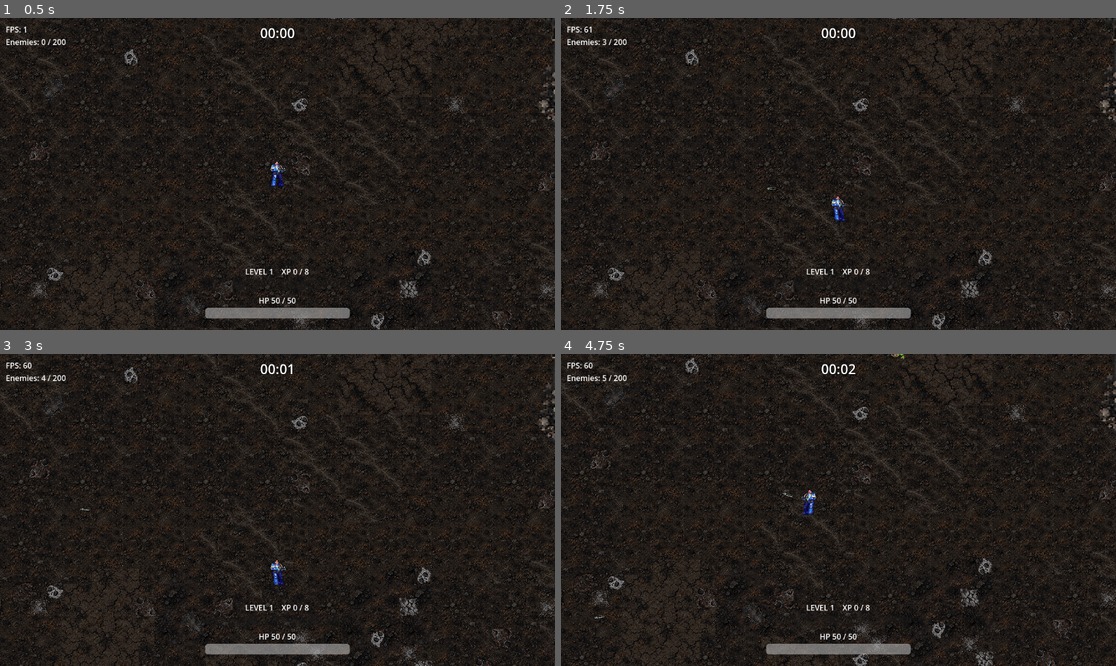
Above: before the commit, frames 1-4 (two rows, left to right).
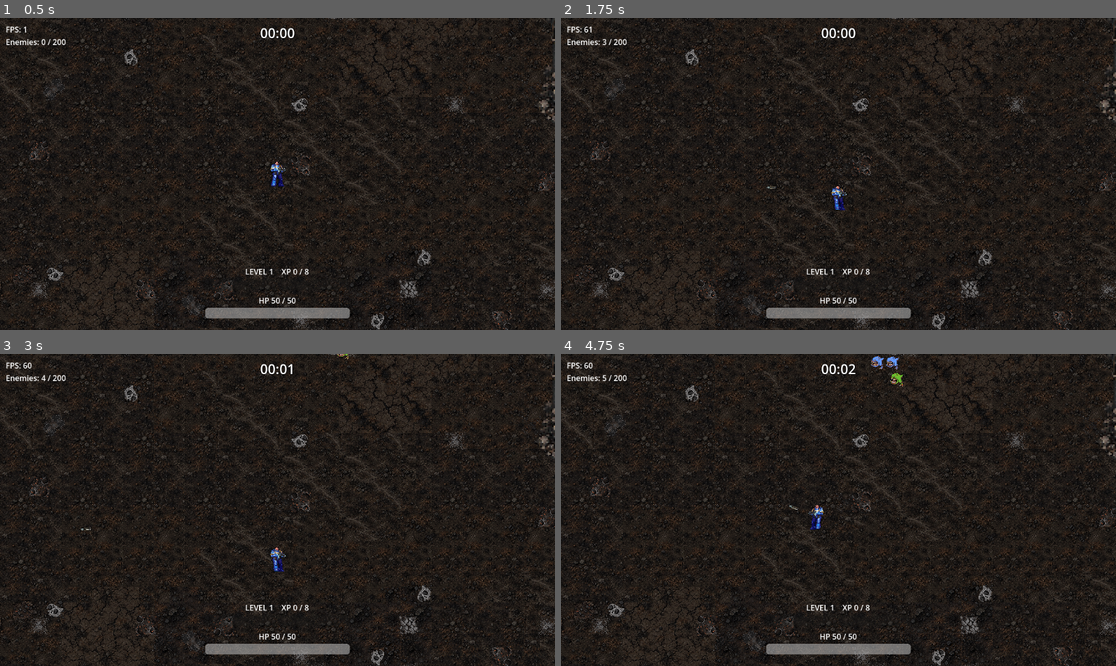
Above: after the commit, the same moments.

Repository: IvLatkov/wh40k-survivors-prototype
Game: Godot game, scene res://scenes/main.tscn
The game is run twice, just before and just after one commit, with the same random seed, the same clock (stepped at 60 frames per second) and the same inputs.
Inputs (mouse positions are in pixels of both pictures, inside the frame that each line leads up to):
- Up to frame 1 (0.5 s): no input
- Up to frame 2 (1.75 s): tap Enter at 0.5 s; move the mouse to (960, 158) at 0.52 s; hold D (move_right) 0.53-1.28 s; hold I (character_info) 0.53-1.28 s; move the mouse to (727, 189) at 1.27 s; hold S (move_down) from 1.28 s (still down); tap I (character_info) at 1.35 s
- Up to frame 3 (3 s): move the mouse to (333, 441) at 2.02 s; release S (move_down) at 2.03 s; hold D (move_right) 2.03-2.78 s; hold I (character_info) 2.03-2.78 s; move the mouse to (249, 572) at 2.77 s; hold W (move_up) from 2.78 s (still down); tap I (character_info) at 2.85 s
- Up to frame 4 (4.75 s): move the mouse to (1005, 556) at 3.52 s; release W (move_up) at 3.53 s; hold I (character_info) 3.53-4.28 s; hold A (move_left) from 3.53 s (still down); move the mouse to (672, 463) at 4.27 s; tap I (character_info) at 4.35 s

Frame 1 is identical in both runs. In frame 2, 0.2% of the frame differs, in the area x 36-52%, y 53-66%; in frame 3, 21%; in frame 4, 22%, in the area x 0-100%, y 0-100%.

Commit message:
Reduce player movement speed

Diff:
--- a/scenes/enemies/warboss.tscn
+++ b/scenes/enemies/warboss.tscn
@@ -17,7 +17,7 @@
 movement_animations = Array[StringName]([])
 movement_speed = 40.0
 speed_variation_limit = 0.0
-max_health = 750.0
+max_health = 2000.0
 stop_distance = 75.0
 separation_radius = 60.0
 separation_strength = 0.65
--- a/scenes/ui/boss_hud.tscn
+++ b/scenes/ui/boss_hud.tscn
@@ -1,17 +1,6 @@
-[gd_scene load_steps=4 format=3]
+[gd_scene load_steps=2 format=3]
 
 [ext_resource type="Script" path="res://scripts/ui/boss_hud.gd" id="1_hud"]
-
-[sub_resource type="StyleBoxFlat" id="Backdrop"]
-bg_color = Color(0.035, 0.035, 0.03, 0.95)
-border_width_left = 1
-border_width_top = 1
-border_width_right = 1
-border_width_bottom = 1
-border_color = Color(0.78, 0.69, 0.44, 1)
-
-[sub_resource type="StyleBoxFlat" id="Fill"]
-bg_color = Color(0.65, 0.16, 0.09, 1)
 
 [node name="BossHUD" type="CanvasLayer"]
 process_mode = 3
@@ -26,39 +15,6 @@
 grow_horizontal = 2
 grow_vertical = 2
 mouse_filter = 2
-
-[node name="BossDisplay" type="VBoxContainer" parent="HUD"]
-visible = false
-anchor_left = 0.5
-anchor_right = 0.5
-offset_left = -210.0
-offset_right = 210.0
-offset_top = 58.0
-offset_bottom = 124.0
-mouse_filter = 2
-
-[node name="Title" type="Label" parent="HUD/BossDisplay"]
-text = "ORK WARBOSS"
-horizontal_alignment = 1
-theme_override_colors/font_color = Color(0.9, 0.78, 0.5, 1)
-theme_override_colors/font_outline_color = Color(0, 0, 0, 1)
-theme_override_constants/outline_size = 4
-theme_override_font_sizes/font_size = 20
-
-[node name="HealthBar" type="ProgressBar" parent="HUD/BossDisplay"]
-custom_minimum_size = Vector2(0, 18)
-max_value = 750.0
-value = 750.0
-step = 0.0
-show_percentage = false
-theme_override_styles/background = SubResource("Backdrop")
-theme_override_styles/fill = SubResource("Fill")
-
-[node name="HealthLabel" type="Label" parent="HUD/BossDisplay"]
-text = "750 / 750"
-horizontal_alignment = 1
-theme_override_colors/font_outline_color = Color(0, 0, 0, 1)
-theme_override_constants/outline_size = 3
 
 [node name="Victory" type="ColorRect" parent="HUD"]
 visible = false
--- a/scripts/enemies/warboss.gd
+++ b/scripts/enemies/warboss.gd
@@ -1,7 +1,6 @@
 class_name Warboss
 extends Enemy
 
-signal health_changed(health: float, maximum: float)
 signal defeated
 signal state_changed(next_state: State)
 signal shot_fired(projectile: BoltProjectile)
@@ -152,7 +151,6 @@
 	# Weapon/crit calculations already happened at the source. Every weapon
 	# reaches this override through the existing Enemy damage entry point.
 	super.take_damage(maxf(1.0, amount - armor), critical, attacker_stats, source)
-	health_changed.emit(maxf(0.0, current_health), max_health)
 
 
 func _on_hit(_amount: float, _critical: bool) -> void:
--- a/scripts/player/player.gd
+++ b/scripts/player/player.gd
@@ -17,7 +17,7 @@
 @export var combat_stats: CombatStats = CombatStats.new()
 @export var xp_progression: XPProgressionData = preload("res://resources/progression/default_xp_progression.tres")
 
-@export var speed: float = 250.0
+@export var speed: float = 150.0
 @export var acceleration: float = 1200.0
 @export var deceleration: float = 1600.0
 @export var max_health: float = 50.0
--- a/scripts/systems/boss_encounter.gd
+++ b/scripts/systems/boss_encounter.gd
@@ -49,7 +49,6 @@
 	# Boss is targetable by the normal weapon grid but does not consume the
 	# ordinary enemy budget. Only the pre-encounter survivors remain alongside it.
 	_spawner.spatial_grid.register_enemy(boss)
-	hud.bind_boss(boss)
 	boss_spawned.emit(boss)
 
 
--- a/scripts/ui/boss_hud.gd
+++ b/scripts/ui/boss_hud.gd
@@ -1,28 +1,11 @@
 extends CanvasLayer
 
-@onready var display: VBoxContainer = $HUD/BossDisplay
-@onready var bar: ProgressBar = $HUD/BossDisplay/HealthBar
-@onready var health_label: Label = $HUD/BossDisplay/HealthLabel
 @onready var victory_overlay: ColorRect = $HUD/Victory
 
 
 func _ready() -> void:
-	display.hide()
 	victory_overlay.hide()
 
 
-func bind_boss(boss: Warboss) -> void:
-	boss.health_changed.connect(_update_health)
-	_update_health(boss.current_health, boss.max_health)
-	display.show()
-
-
-func _update_health(health: float, maximum: float) -> void:
-	bar.max_value = maximum
-	bar.value = health
-	health_label.text = "%d / %d" % [ceili(health), ceili(maximum)]
-
-
 func show_victory() -> void:
-	display.hide()
 	victory_overlay.show()
--- a/tests/chapter_perks_test.gd
+++ b/tests/chapter_perks_test.gd
@@ -97,7 +97,7 @@
 		check(is_equal_approx(player.get_node("KnifeAttack").detection_shape.shape.radius, stats.scale_base(&"knife_range", 55.0)), "Knife collision range follows perk")
 		if id == &"codex_discipline":
 			check(is_equal_approx(player.get_node("Bolter").get_fire_interval(), 0.75 / 1.05), "Fire rate uses inverse interval")
-			check(is_equal_approx(stats.scale_base(&"movement_speed", player.speed), 262.5), "Movement speed bonus")
+			check(is_equal_approx(stats.scale_base(&"movement_speed", player.speed), 157.5), "Movement speed bonus")
 		if id == &"battle_hardened":
 			check(is_equal_approx(player.max_health, 57.5) and is_equal_approx(player.current_health, 57.5), "Max HP increases and heals gained HP")
 			player.take_damage(10.0)
--- a/tests/debug_boss_skip_test.gd
+++ b/tests/debug_boss_skip_test.gd
@@ -81,8 +81,8 @@
 	check(encounter.warboss_spawned and is_instance_valid(encounter.boss), "Real clock notification spawns the production Warboss")
 	var boss := encounter.boss
 	boss.set_physics_process(false)
-	check(boss.max_health == 750 and boss.armor == 5 and boss.movement_speed == 40, "Production boss stats preserved")
-	check(encounter.hud.get_node("HUD/BossDisplay").visible, "Real boss health bar appears")
+	check(boss.max_health == 2000 and boss.current_health == 2000 and boss.armor == 5 and boss.movement_speed == 40, "Production boss stats preserved")
+	check(not encounter.hud.has_node("HUD/BossDisplay") and encounter.hud.get_node("HUD").get_child_count() == 1, "Boss spawns without health UI; only Victory overlay remains")
 	check(not spawner.normal_spawning_enabled and not spawner.is_processing() and spawner.spawn_tier == 5, "F10 stops normal spawning through the production encounter")
 	check(player_before == var_to_bytes([player.current_health, player.max_health, player.xp, player.level, player.combat_stats.modifiers, player.combat_stats.temporary_modifiers, rewards.levels, rewards.active_ultimates]), "F10 preserves current HP/XP/level/stats/upgrades")
 	if OS.get_cmdline_user_args().has("--capture"):
--- a/tests/generic_upgrades_test.gd
+++ b/tests/generic_upgrades_test.gd
@@ -123,16 +123,26 @@
 	another.get_node("KnifeAttack").set_physics_process(false)
 	check(another.get_pickup_radius() == 60.0 and another.xp_collection_shape.shape != player.xp_collection_shape.shape, "Pickup shape bonuses are private to each player")
 	another.queue_free()
-	for multiplier in [1.05, 1.10, 1.15]:
+	check(player.speed == 150.0 and player.get_movement_speed() == 150.0, "Base movement is 150 px/s")
+	for expected_speed in [157.5, 165.0, 172.5, 180.0]:
 		select(&"combat_stims")
-		check(is_equal_approx(player.get_movement_speed(), 250.0 * multiplier) and player.speed == 250.0, "Movement stacks from original speed")
-	Input.action_press("move_right")
-	player.set_physics_process(true)
-	for _frame in 20:
-		await physics_frame
-	check(is_equal_approx(player.velocity.x, 287.5), "Actual movement reaches upgraded speed")
-	Input.action_release("move_right")
-	player.set_physics_process(false)
+		check(is_equal_approx(player.get_movement_speed(), expected_speed) and player.speed == 150.0, "Combat Stims adds 5% of the 150 px/s base per level")
+	var movement_cases := [["move_up", KEY_W, Vector2.UP], ["move_left", KEY_A, Vector2.LEFT], ["move_down", KEY_S, Vector2.DOWN], ["move_right", KEY_D, Vector2.RIGHT]]
+	for movement in movement_cases:
+		var mapped := false
+		for event in InputMap.action_get_events(movement[0]):
+			if event is InputEventKey and event.physical_keycode == movement[1]:
+				mapped = true
+		check(mapped, "WASD key maps to its movement action")
+		player.position = Vector2.ZERO
+		player.velocity = Vector2.ZERO
+		Input.action_press(movement[0])
+		player.set_physics_process(true)
+		for _frame in 20:
+			await physics_frame
+		check(player.velocity.is_equal_approx(movement[2] * 180.0), "Actual WASD movement reaches upgraded speed in the correct direction")
+		Input.action_release(movement[0])
+		player.set_physics_process(false)
 	await cleanup()
 
 	setup()
@@ -274,7 +284,7 @@
 	select(&"iron_halo")
 	var panel = main.get_node("CharacterInfoPanel")
 	panel.open_panel()
-	var expected := {"Movement Speed": "262.5", "Pickup Radius": "66 px", "XP Gain": "+0%", "Dodge Chance": "2%", "Better XP Drop Chance": "+40%"}
+	var expected := {"Movement Speed": "157.5", "Pickup Radius": "66 px", "XP Gain": "+0%", "Dodge Chance": "2%", "Better XP Drop Chance": "+40%"}
 	for name: String in expected:
 		check(panel._value_labels[name].text == expected[name], "Character Info reads actual live " + name)
 	check(panel._value_labels["Better XP Drop Chance"].visible, "Owned Salvage stat displayed")
--- a/tests/terrain_chunk_streaming_test.gd
+++ b/tests/terrain_chunk_streaming_test.gd
@@ -117,9 +117,9 @@
 		manager.set_physics_process(false)
 		for action in ["move_right", "move_left", "move_down", "move_up"]:
 			Input.action_release(action)
-		check((player.position - start).dot(direction) > 80.0, "Movement crosses seams freely in cardinal and diagonal directions")
+		check((player.position - start).dot(direction) > 50.0, "Movement crosses seams freely in cardinal and diagonal directions")
 		verify_grid(manager.get_chunk_coordinate(player.global_position))
-	check(player.speed == 250.0 and player.max_health == 50.0, "Player movement speed and health unchanged")
+	check(player.speed == 150.0 and player.max_health == 50.0, "Player base movement speed and health preserved during streaming")
 	# Combat objects in terrain being removed must survive on their current parents.
 	player.position = Vector2.ZERO
 	manager.update_chunks()
--- a/tests/warboss_encounter_test.gd
+++ b/tests/warboss_encounter_test.gd
@@ -27,6 +27,11 @@
 	main.get_node("ChunkManager").set_physics_process(false)
 	return main
 
+func check_no_boss_health_ui(encounter: BossEncounter) -> void:
+	var hud_root := encounter.hud.get_node("HUD")
+	check(not hud_root.has_node("BossDisplay") and hud_root.get_child_count() == 1 and hud_root.get_child(0).name == &"Victory", "Encounter HUD contains only Victory; no boss name, HP label or health bar")
+	check(not encounter.hud.has_method("bind_boss") and not encounter.hud.has_method("_update_health"), "No boss health UI binding or update code remains")
+
 func run() -> void:
 	root.size = Vector2i(1152, 648)
 	for modal in ["none", "info", "upgrade", "chapter", "projectile"]:
@@ -37,8 +42,8 @@
 		var encounter: BossEncounter = main.get_node("BossEncounter")
 		var rewards: UpgradeSystem = main.get_node("UpgradeSystem")
 		var info = main.get_node("CharacterInfoPanel")
-		var bar: ProgressBar = encounter.hud.get_node("HUD/BossDisplay/HealthBar")
-		check(not encounter.warboss_spawned and not encounter.hud.get_node("HUD/BossDisplay").visible, "No boss/health bar before 10:00; fresh run resets flag")
+		check(not encounter.warboss_spawned, "No boss before 10:00; fresh run resets flag")
+		check_no_boss_health_ui(encounter)
 		clock._process(599.999)
 		check(not encounter.warboss_spawned, "No Warboss at 09:59.999")
 		spawner._spawn_enemy(Vector2(500, 100))
@@ -50,6 +55,11 @@
 		check(encounter.warboss_spawned and is_instance_valid(encounter.boss), "One Warboss at exactly 10:00 regardless of normal cap")
 		var boss := encounter.boss
 		boss.set_physics_process(false)
+		check(boss.max_health == 2000 and boss.current_health == 2000 and boss.armor == 5, "Production boss spawns with 2000 maximum/current HP and 5 armor")
+		check_no_boss_health_ui(encounter)
+		check(not boss.has_signal("health_changed"), "Boss health signal used only by removed UI is gone")
+		var player_hud: HealthHud = main.get_node("HealthHUD")
+		check(player_hud.health_bar.is_visible_in_tree() and player_hud.health_bar.value == player.current_health and player_hud.xp_bar.is_visible_in_tree() and player_hud.xp_label.text.begins_with("LEVEL 1"), "Player health, XP and level HUD remain active during boss encounter")
 		check(boss.global_position.distance_to(player.global_position) >= spawner.minimum_player_spawn_distance, "Existing safe spawn origin avoids player")
 		check(not spawner.normal_spawning_enabled and not spawner.is_processing() and spawner._active_enemy_count == 200 and spawner.spatial_grid._enemies.has(boss), "Normal scheduler stops; boss registered separately")
 		spawner._active_enemy_count = 1
@@ -62,9 +72,9 @@
 		player.position = Vector2(4097, -4097)
 		main.get_node("ChunkManager").update_chunks()
 		check(encounter.boss.get_instance_id() == original, "Terrain chunk transition preserves encounter")
-		check(bar.visible and bar.value == 750 and encounter.hud.get_node("HUD/BossDisplay/HealthLabel").text == "750 / 750", "Boss bar initialized live")
 		boss.take_damage(25)
-		check(bar.value == 730 and encounter.hud.get_node("HUD/BossDisplay/HealthLabel").text == "730 / 750", "Boss bar updates with armored damage")
+		check(boss.current_health == 1980 and not encounter.run_ended, "Boss takes armored damage without ending the fight")
+		check_no_boss_health_ui(encounter)
 		boss.position = player.position + Vector2(300, 0)
 		boss._physics_process(0)
 		check(boss.state == Warboss.State.GUN_WINDUP, "Kill interrupts an actual attack wind-up")
@@ -86,12 +96,16 @@
 			main.add_child(bolt)
 			await create_timer(0.35, true).timeout
 		else:
-			boss.take_damage(9999)
+			boss.take_damage(boss.current_health - 1.0 + boss.armor)
+			check(boss.current_health == 1.0 and not encounter.run_ended and not encounter.hud.get_node("HUD/Victory").visible, "Boss survives at 1 HP without Victory")
+			boss.take_damage(1.0 + boss.armor)
+			check(boss.current_health == 0.0, "Lethal armored hit reaches exactly 0 HP")
 			check(boss.state == Warboss.State.DEAD and boss.phase_timer.is_stopped() and boss.gun_timer.is_stopped() and boss.claw_timer.is_stopped(), "Death stops all attack timers/AI")
 			boss._fire_shot()
 			check(boss.state == Warboss.State.DEAD, "Stale gun callback cannot resurrect a dead boss")
 		check(encounter.run_ended and paused and not spawner.is_processing(), "Boss death stops spawns and pauses gameplay immediately")
-		check(encounter.hud.get_node("HUD/Victory").visible and not encounter.hud.get_node("HUD/BossDisplay").visible, "Victory overlay visible; boss bar hidden")
+		check(encounter.hud.get_node("HUD/Victory").visible, "Victory overlay visible on boss death")
+		check_no_boss_health_ui(encounter)
 		check(not info.visible and not main.get_node("UpgradeMenu").visible and not main.get_node("ChapterPerkMenu").visible and rewards.pending_levels == 0, "Terminal Victory clears all conflicting modals/rewards")
 		info.close_panel()
 		info.open_panel()
--- a/tests/warboss_test.gd
+++ b/tests/warboss_test.gd
@@ -51,7 +51,8 @@
 	var world := fixture()
 	var boss: Warboss = world.get_node("Warboss")
 	var player: Player = world.get_node("Player")
-	check(boss.current_health == 750 and boss.armor == 5 and boss.movement_speed == 40 and boss.separation_strength == 0.65, "Requested boss base stats")
+	check(boss.max_health == 2000 and boss.current_health == 2000, "Warboss maximum and starting HP are 2000")
+	check(boss.armor == 5 and boss.movement_speed == 40 and boss.separation_strength == 0.65, "Requested boss base stats")
 	check(not boss.contact_damage_enabled and boss.contact_damage == 0 and boss.speed_variation_limit == 0, "No contact damage or speed jitter")
 	check(boss.visual.sprite_frames.get_frame_texture(&"default", 0).resource_path.ends_with("Pixel-Art Ork Warboss in Mega-Armour.png"), "Exact integrated boss asset")
 	var ratio := 1254 * boss.visual.scale.y / (511 * 0.09)
Not shown, changed: docs/warboss_encounter.md
